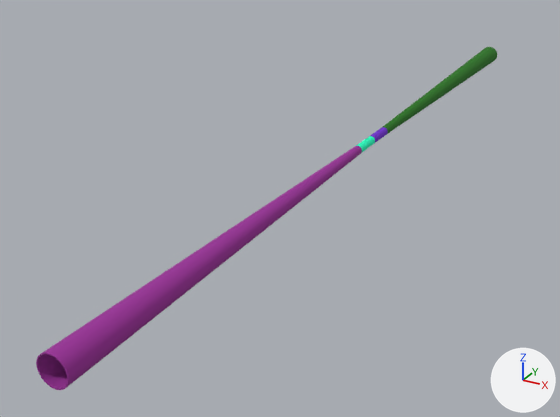
The glTF model src/assets/detectors/IDEA_o2_v01.gltf as it was, and as the next commit left it.
Before and after are seen from a 50 mm camera at (74.0, -185.0, 67.0) aimed at (-18.0, -18.0, -17.0). Every picture has the same lights, and +X, +Y and +Z are marked at lower right. The picture after the commit comes second. Where no turn or scale is listed for an object, it has been applied to the vertices.

The scene before the commit, as lines of its bpy script (objects in view):
```python
mat_material_2 = principled_material('Material_2')
mat_material_2.base_color = (0.328, 0.0284, 0.319)  # purple #9b2f99
mat_material_2.roughness = 1.0
mat_material_3 = principled_material('Material_3')
mat_material_3.base_color = (0.0194, 0.181, 0.011)  # dark green #26761b
mat_material_3.roughness = 1.0
me_mesh_2 = bpy.data.meshes.new('Mesh_2')
me_mesh_2.from_pydata(...)  # 124 vertices, 240 faces; spans x -3.1..3.1, y -55.0..55.0, z -3.1..3.1
me_mesh_2.materials.append(mat_material_2)  # purple #9b2f99
me_mesh_3 = bpy.data.meshes.new('Mesh_3')
me_mesh_3.from_pydata(...)  # 124 vertices, 240 faces; spans x -3.1..3.1, y -55.0..55.0, z -3.1..3.1
me_mesh_3.materials.append(mat_material_3)  # dark green #26761b
ob_tube_albemet162_wall2_7_001 = bpy.data.objects.new('tube_AlBeMet162_wall2_7.001', me_mesh_3)
ob_tube_albemet162_wall2_7_001.location = (0.0, 64.0, 0.0)
ob_tube_albemet162_wall_6_001 = bpy.data.objects.new('tube_AlBeMet162_wall_6.001', me_mesh_2)
ob_tube_albemet162_wall_6_001.location = (0.0, -64.0, 0.0)
```
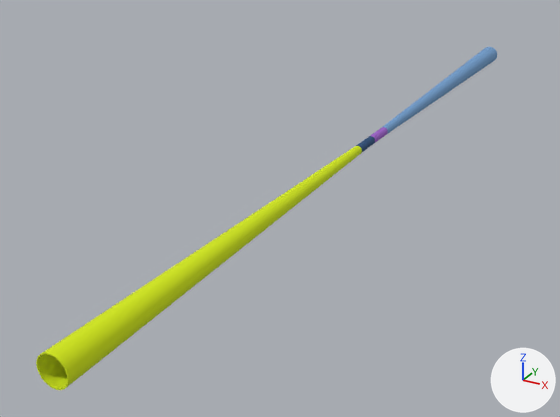
Patch to the scene script:
```diff
--- a/src/assets/detectors/IDEA_o2_v01.gltf.py
+++ b/src/assets/detectors/IDEA_o2_v01.gltf.py
@@ mat_material_2 @@
 mat_material_2 = principled_material('Material_2')
-mat_material_2.base_color = (0.328, 0.0284, 0.319)  # purple #9b2f99
+mat_material_2.base_color = (0.665, 0.823, 0.00402)  # yellow #d5ea0d
 mat_material_2.roughness = 1.0
@@ mat_material_3 @@
 mat_material_3 = principled_material('Material_3')
-mat_material_3.base_color = (0.0194, 0.181, 0.011)  # dark green #26761b
+mat_material_3.base_color = (0.171, 0.347, 0.617)  # blue #739fce
 mat_material_3.roughness = 1.0
```

Pixel boxes [x1, y1, x2, y2] of what changed, in the pictures (560 x 417 px):
'tube_AlBeMet162_wall_6.001', recoloured: [36, 146, 362, 390] in both
'tube_AlBeMet162_wall2_7.001', recoloured (dark green to blue): [381, 47, 497, 135] in both
